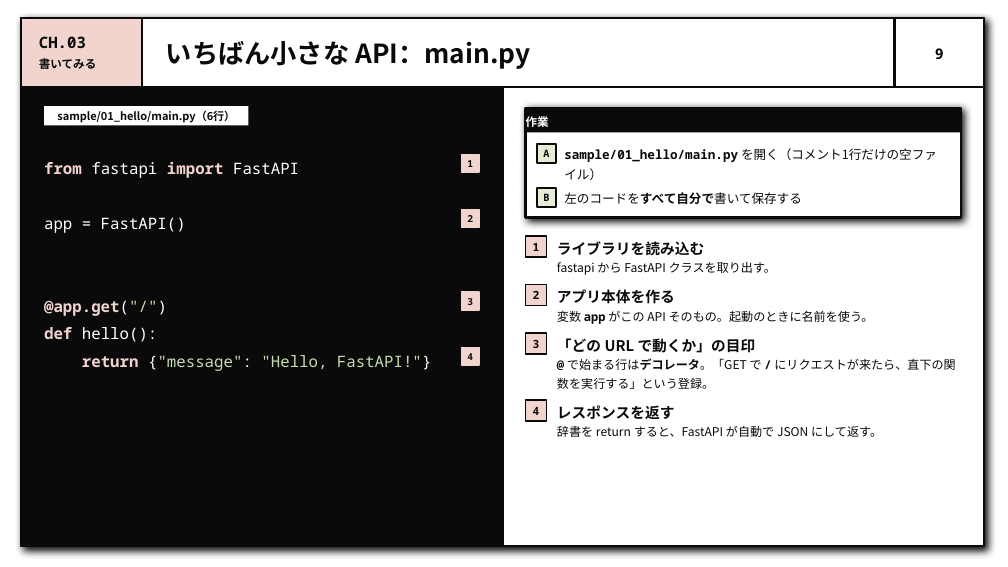
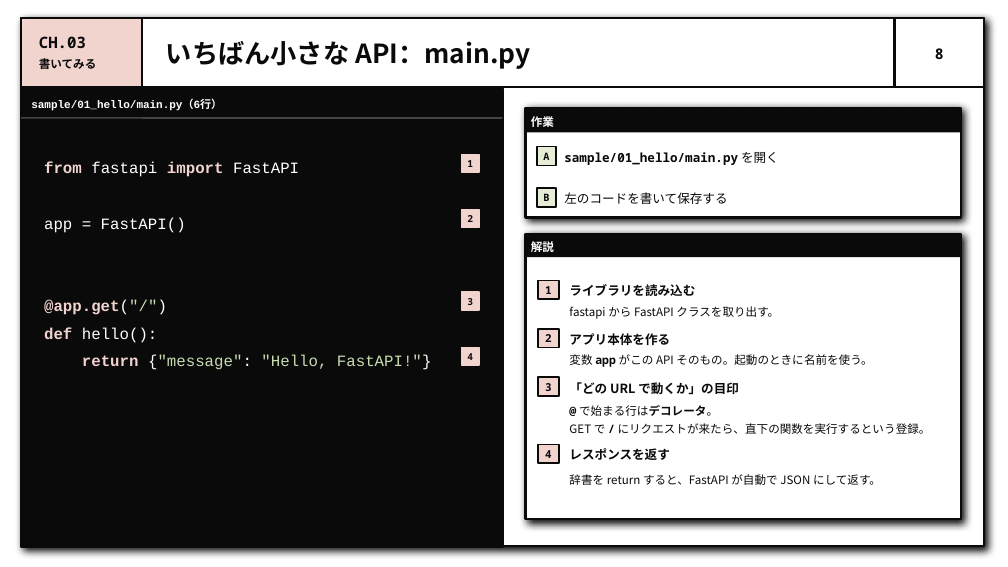
Before and after one commit to Luca-blue/study-fast-api, a slide deck: slide 8 of slides/fastapi-intro.pptx (slide 9 before the commit). Drawn at 1008x567 pixels with LibreOffice and Linux fonts; fonts in the diff are those of the drawing. Boxes give left, top, right and bottom in pixels: in the first picture for what was removed or moved away, otherwise in the second. Text is boxed around its words. In the diff, an @@ line names an element or a change of style, - is before the commit and + after.

Commit message:
docs(slides): add new deck and pdf, move previous deck to legacy

```diff
--- a/slides/fastapi-intro.pptx
+++ b/slides/fastapi-intro.pptx
@@ page number at <box>935,48,944,59</box>: text changed @@
-9
+8
@@ text "sample/01_hello/main.py（6行）": place and size @@
-text "sample/01_hello/main.py（6行）" at <box>44,106,248,126</box>
+text "sample/01_hello/main.py（6行）" at <box>31,100,222,111</box>
@@ text "sample/01_hello/main.py（6行）" at <box>31,100,222,111</box>: font Noto Sans CJK JP to Courier New, text colour #0A0A0A to #FFFFFF; fill #FFFFFF to none @@
@@ line added from (21, 118) to (503, 118), #444444 1.5 pt @@
@@ text "from fastapi import FastAPI" at <box>44,162,432,370</box>: font Noto Sans Mono to Courier New @@
@@ text at <box>564,152,779,165</box>: text changed @@
-sample/01_hello/main.py を開く（コメント1行だけの空ファイル）
+sample/01_hello/main.py を開く
@@ text at <box>564,192,727,204</box>: text changed @@
-左のコードをすべて自分で書いて保存する
+左のコードを書いて保存する
@@ rectangle: place and size @@
-rectangle at <box>503,87,985,546</box>
+rectangle at <box>526,234,961,520</box>
@@ rectangle at <box>526,234,961,520</box>: shadow on @@
@@ rectangle added at <box>526,233,961,257</box>, fill #0A0A0A, 11 pt, text #FFFFFF, bold @@
+解説
@@ size 14 to 12 pt in 4 elements at <box>569,284,695,296</box>, <box>569,448,669,460</box>, <box>569,333,670,345</box>, <box>569,382,739,395</box> @@
@@ text at <box>569,405,931,434</box>: text changed; size 11.5 to 11 pt @@
-@ で始まる行はデコレータ。「GET で / にリクエストが来たら、直下の関数を実行する」という登録。
+@ で始まる行はデコレータ。
+GET で / にリクエストが来たら、直下の関数を実行するという登録。
@@ 6 texts, 4 rectangles: place and size @@
-6 texts, 4 rectangles at <box>526,236,874,421</box>
+6 texts, 4 rectangles at <box>538,281,872,464</box>
@@ size 10.8 to 10.5 pt in 4 elements at <box>538,329,560,348</box>, <box>538,377,560,396</box>, <box>538,281,560,299</box>, <box>538,445,560,464</box> @@
@@ size 11.5 to 11 pt in 3 elements at <box>569,306,779,319</box>, <box>569,354,872,367</box>, <box>569,474,881,485</box> @@
@@ text "辞書を return すると、FastAPI が自動で JSON ...": place and size @@
-text "辞書を return すると、FastAPI が自動で JSON ..." at <box>557,426,882,437</box>
+text "辞書を return すると、FastAPI が自動で JSON ..." at <box>569,474,881,485</box>
```
Also in this commit, not shown: 25 other slides changed, 1 slide added, 7 other files.
